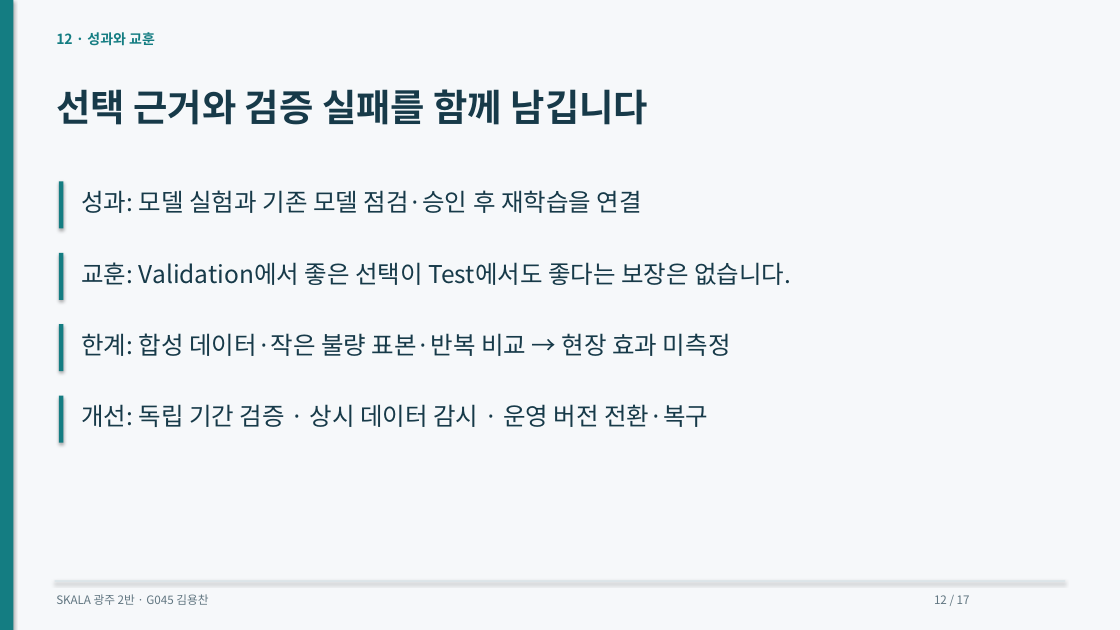
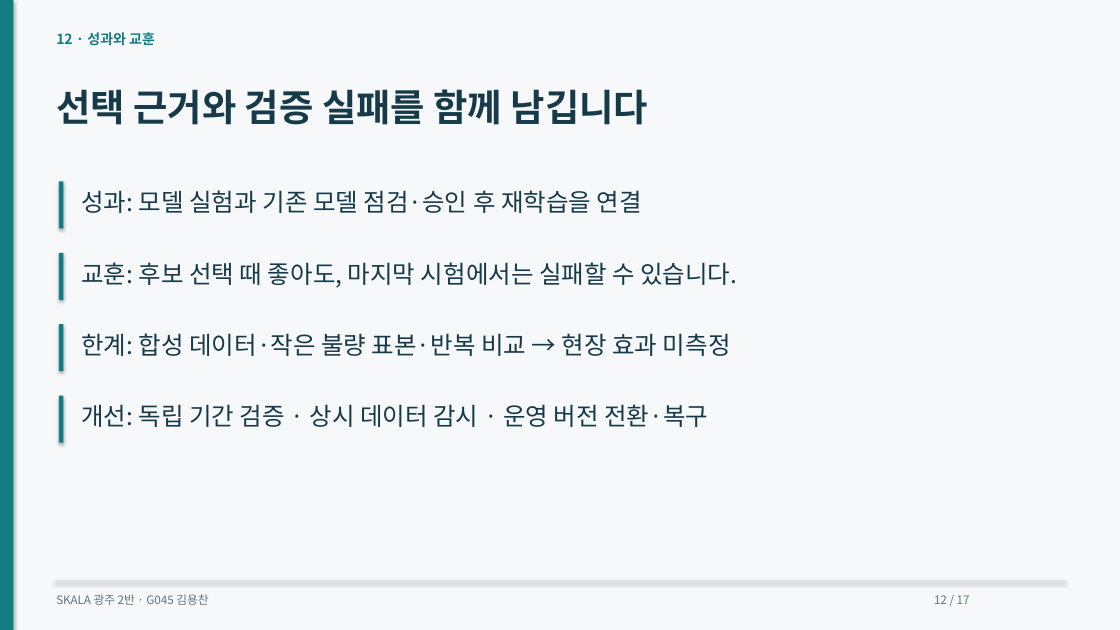
Before and after one commit to dragonchan95/Semiconductor-AI-Agent, a slide deck: slide 12 of docs/G045_Semiconductor_Agent.pptx. Drawn at 1120x630 pixels with LibreOffice and Linux fonts; fonts in the diff are those of the drawing. Boxes give left, top, right and bottom in pixels: in the first picture for what was removed or moved away, otherwise in the second. Text is boxed around its words. In the diff, an @@ line names an element or a change of style, - is before the commit and + after.

```diff
--- a/docs/G045_Semiconductor_Agent.pptx
+++ b/docs/G045_Semiconductor_Agent.pptx
@@ text at (81, 262, 737, 288): text changed @@
-교훈: Validation에서 좋은 선택이 Test에서도 좋다는 보장은 없습니다.
+교훈: 후보 선택 때 좋아도, 마지막 시험에서는 실패할 수 있습니다.
```
Also in this commit, not shown: 7 other slides changed, 5 other files.
